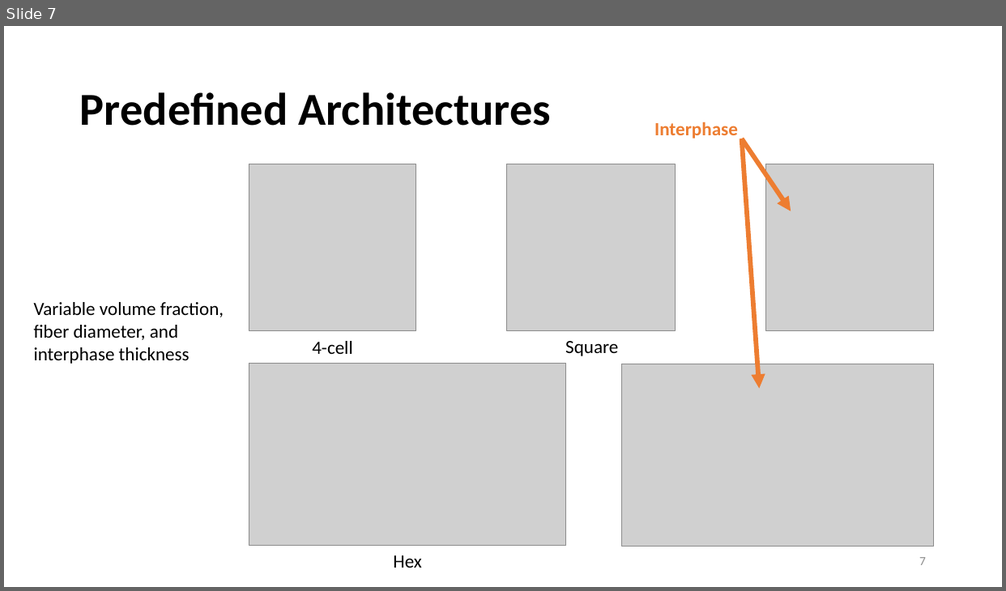
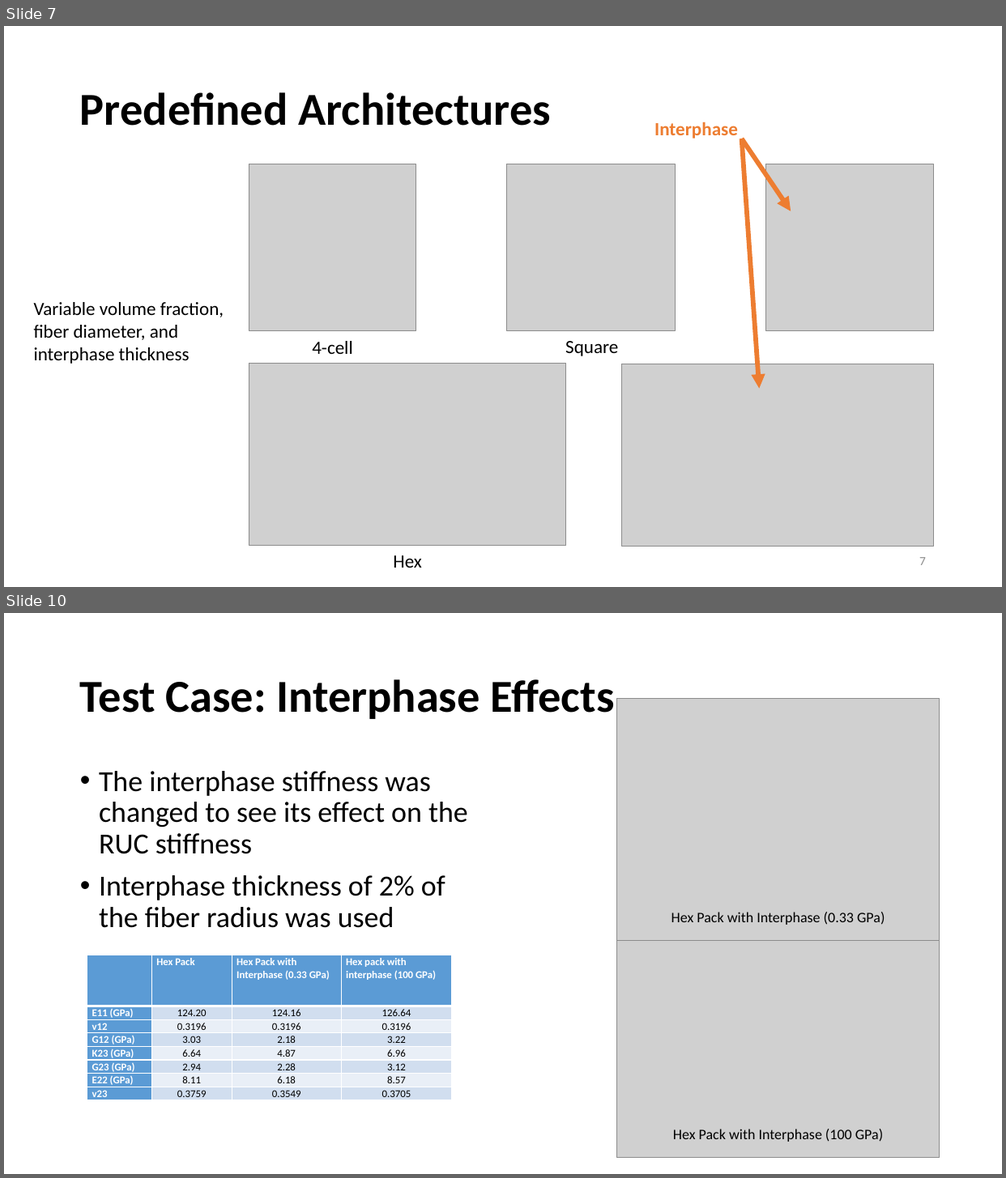
Before and after one commit to nahernz/Method_of_Cells, a slide deck: Generalized Method of Cells (08-01-2014).pptx. Shown one above the other, each under a label of ours: slide 7 before the commit, slides 7 and 10 after it; the slides between them are not shown. The pictures are 1006x591 and 1006x1178 pixels, drawn with LibreOffice and Linux fonts; fonts in the diff are those of the drawing; grey boxes stand for pictures. Boxes give left, top, right and bottom in pixels: in the first picture for what was removed or moved away, otherwise in the second. Text is boxed around its words. In the diff, an @@ line names an element or a change of style, - is before the commit and + after.

```diff
--- a/Generalized Method of Cells (08-01-2014).pptx
+++ b/Generalized Method of Cells (08-01-2014).pptx
@@ slide 10 added at <box>4,613,1002,1174</box>, background #FFFFFF @@
@@ title added at <box>80,679,615,719</box>, 44 pt, text #000000, bold @@
+Test Case: Interphase Effects
@@ picture added at <box>617,698,940,940</box> @@
@@ text added at <box>99,771,468,928</box>, 28 pt, text #000000 @@
+• The interphase stiffness was changed to see its effect on the RUC stiffness
+• Interphase thickness of 2% of the fiber radius was used
@@ picture added at <box>617,916,940,1158</box> @@
@@ text added at <box>671,912,884,925</box>, 14 pt, text #000000 @@
+Hex Pack with Interphase (0.33 GPa)
@@ table added at <box>87,955,452,1104</box>, 8 rows, 4 columns @@
+ | Hex Pack | Hex Pack with Interphase (0.33 GPa) | Hex pack with interphase (100 GPa)
+E11 (GPa) | 124.20 | 124.16 | 126.64
+v12 | 0.3196 | 0.3196 | 0.3196
+G12 (GPa) | 3.03 | 2.18 | 3.22
+K23 (GPa) | 6.64 | 4.87 | 6.96
+G23 (GPa) | 2.94 | 2.28 | 3.12
+E22 (GPa) | 8.11 | 6.18 | 8.57
+v23 | 0.3759 | 0.3549 | 0.3705
@@ text added at <box>673,1129,883,1142</box>, 14 pt, text #000000 @@
+Hex Pack with Interphase (100 GPa)
```
Also in this commit, not shown: 1 slide changed, 4 other slides added, 1 slide removed, 4 other files.
